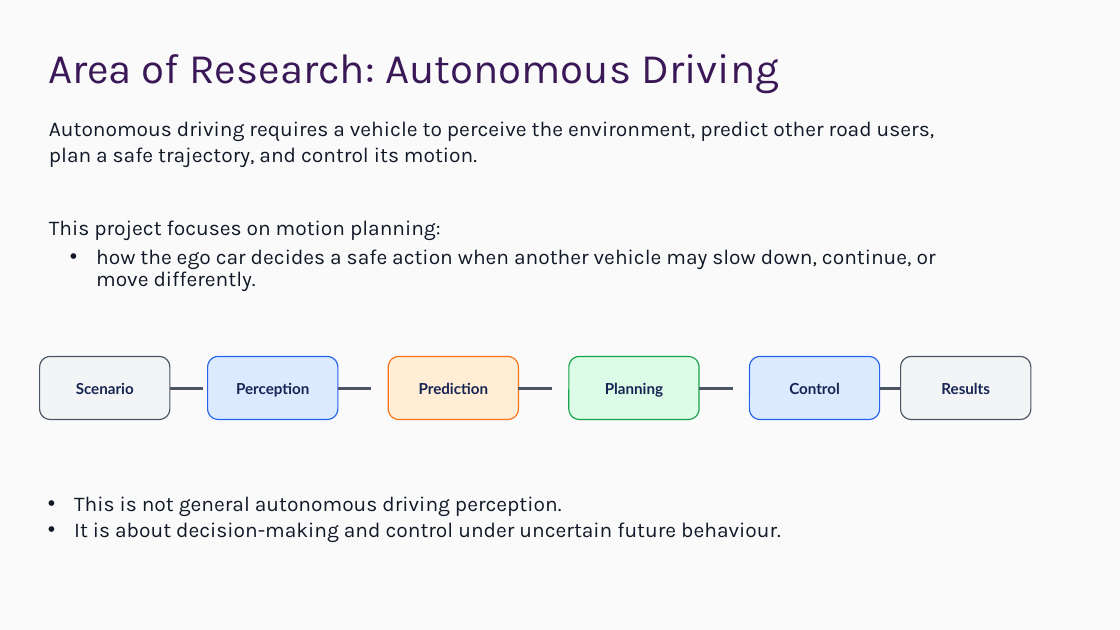
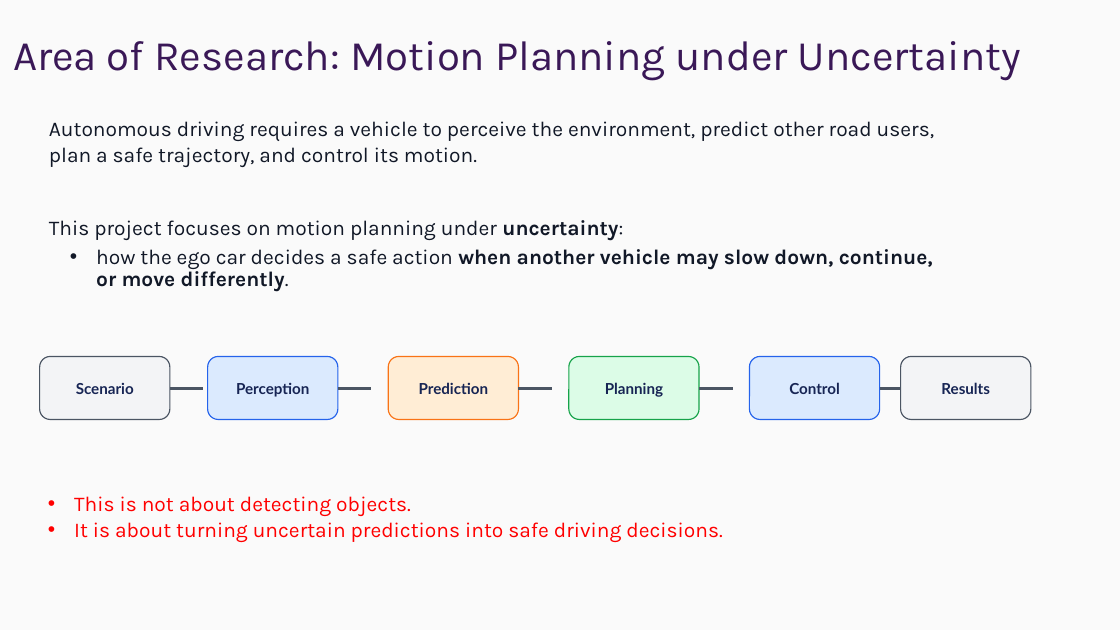
Before and after one commit to ChrisXiejq/Research-Project-IMLS, a slide deck: slide 2 of docs/presentation/25027138 - Presentation.pptx. Drawn at 1120x630 pixels with LibreOffice and Linux fonts; fonts in the diff are those of the drawing; background and template pictures are left out. Boxes give left, top, right and bottom in pixels: in the first picture for what was removed or moved away, otherwise in the second. Text is boxed around its words. In the diff, an @@ line names an element or a change of style, - is before the commit and + after.

```diff
--- a/docs/presentation/25027138 - Presentation.pptx
+++ b/docs/presentation/25027138 - Presentation.pptx
@@ title at (13, 41, 1021, 81): text changed @@
-Area of Research: Autonomous Driving
+Area of Research: Motion Planning under Uncertainty
@@ text at (49, 220, 623, 241): text changed @@
-This project focuses on motion planning:
+This project focuses on motion planning under uncertainty:
@@ text at (96, 249, 933, 292): bold on in "when another vehicle may slow down, continue, ..." @@
@@ text at (74, 496, 722, 542): text changed; text colour #111827 to #FF0000 @@
-• This is not general autonomous driving perception.
-• It is about decision-making and control under uncertain future behaviour.
+• This is not about detecting objects.
+• It is about turning uncertain predictions into safe driving decisions.
```
Also in this commit, not shown: 8 other slides changed, 1 slide added, 1 slide removed, 4 other files.
